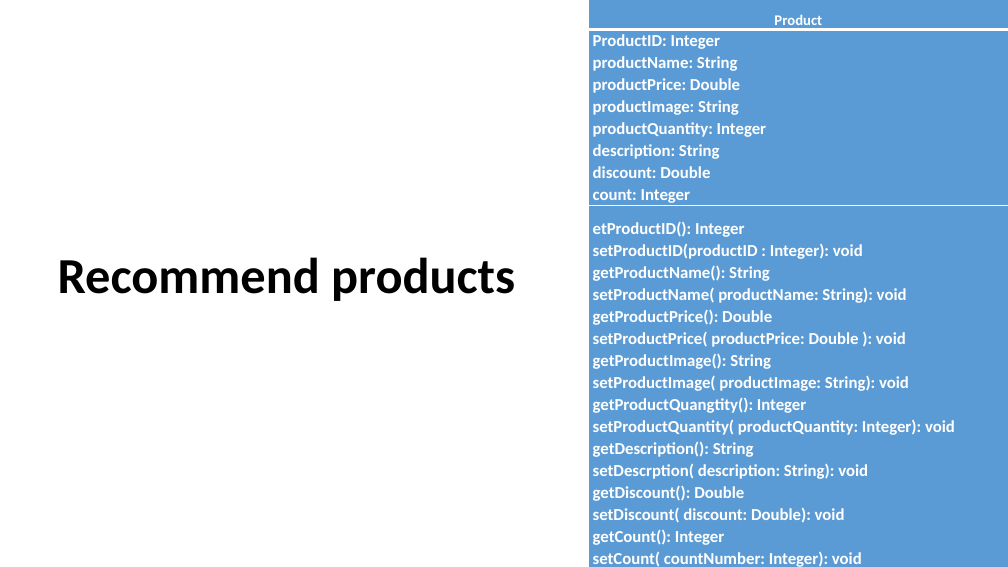
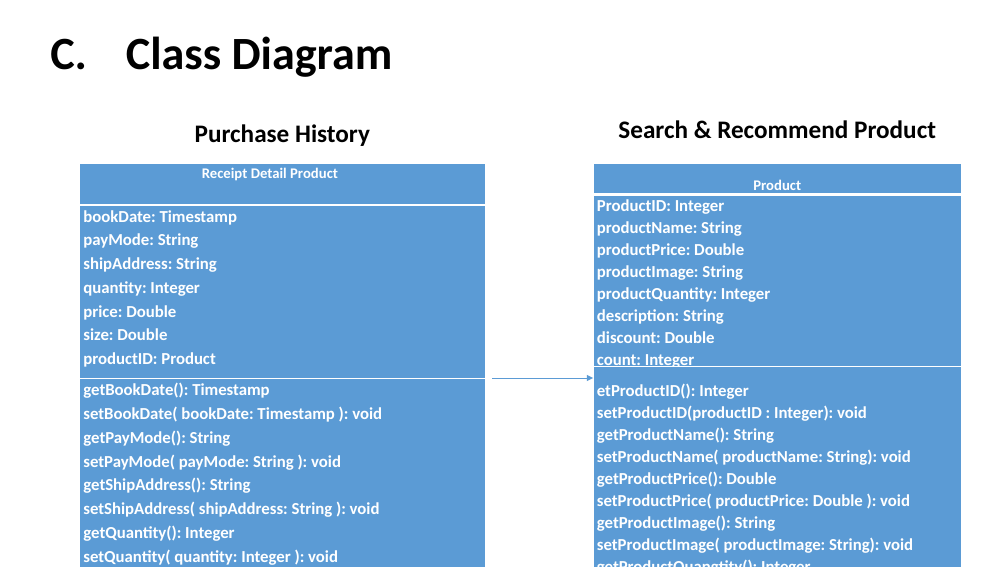
Before and after one commit to tieuduong241096/2017S2-WEB_LAB-, a slide deck: slide 8 of Presentation1.pptx (slide 9 before the commit). Drawn at 1008x567 pixels with LibreOffice and Linux fonts; fonts in the diff are those of the drawing. Boxes give left, top, right and bottom in pixels: in the first picture for what was removed or moved away, otherwise in the second. Text is boxed around its words. In the diff, an @@ line names an element or a change of style, - is before the commit and + after.

Commit message:
Update PP
Update PP

```diff
--- a/Presentation1.pptx
+++ b/Presentation1.pptx
@@ title added at (50, 36, 393, 77), 44 pt, text #000000, bold @@
+C. Class Diagram
@@ text added at (195, 124, 370, 146), 24 pt, text #000000, bold @@
+Purchase History
@@ text added at (618, 120, 936, 139), 24 pt, text #000000, bold @@
+Search & Recommend Product
@@ table added at (79, 163, 486, 567), 3 rows, 1 columns @@
+Receipt Detail Product
+bookDate: Timestamp / payMode: String / shipAddress: String / quantity: Integer / price: Double / size: Double / productID: Product
+getBookDate(): Timestamp / setBookDate( bookDate: Timestamp ): void / getPayMode(): String / setPayMode( payMode: String ): void / getShipAddress(): String / setShipAddress( shipAddress: String ): void / getQuantity(): Integer / setQuantity( quantity: Integer ): void / getPrice( ) : Double / setPrice( price: Double ) : void / getSize(): Double / setSize( size: Double) : void / getProductName(): String / setProductName( productName: String ): void
@@ table: place and size @@
-table at (589, 0, 1008, 567)
+table at (594, 163, 962, 567)
@@ text removed at (58, 257, 515, 301) @@
-Recommend products
@@ arrow added from (492, 378) to (594, 378), #5B9BD5 0.5 pt @@
```
Also in this commit, not shown: 8 other slides changed, 4 slides added, 6 slides removed.
